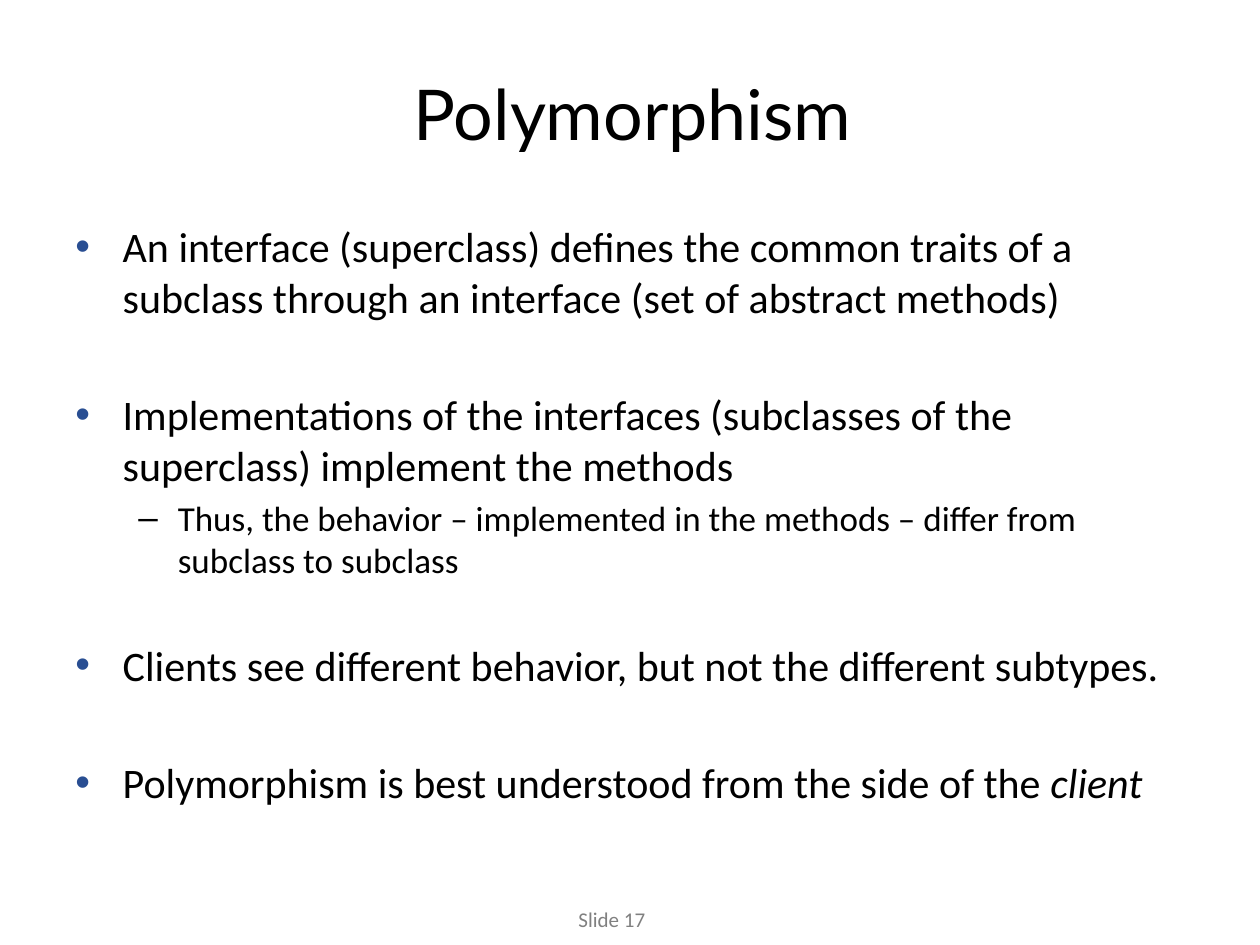
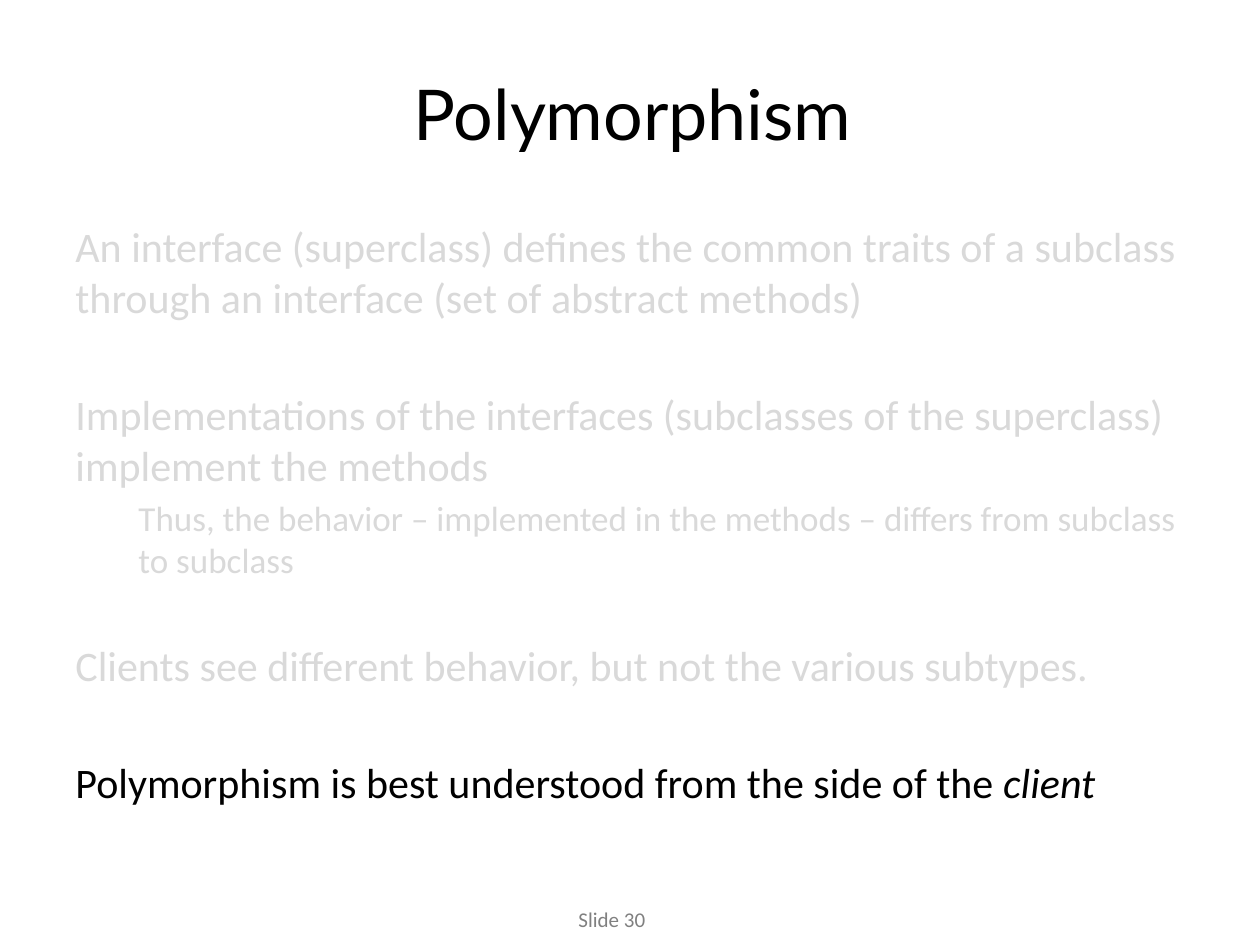
Before and after one commit to codesmurf/st3its3_teaching, a slide deck: slide 30 of 01 Intro + Opsamling + Interfaces/OO recap.pptx (slide 17 before the commit). Drawn at 1260x945 pixels with LibreOffice and Linux fonts; fonts in the diff are those of the drawing; background and template pictures are left out. Boxes give left, top, right and bottom in pixels: in the first picture for what was removed or moved away, otherwise in the second. Text is boxed around its words. In the diff, an @@ line names an element or a change of style, - is before the commit and + after.

```diff
--- a/01 Intro + Opsamling + Interfaces/OO recap.pptx
+++ b/01 Intro + Opsamling + Interfaces/OO recap.pptx
@@ text at <box>75,223,1176,805</box>: text colour #000000 to #D9D9D9 in "An interface (superclass) defines the common traits ...", "Implementations of the interfaces (subclasses of the ..."; bullet • to none @@
@@ text at <box>75,498,1176,692</box>: text changed; text colour #000000 to #D9D9D9 @@
-  – Thus, the behavior – implemented in the methods – differ from subclass to subclass
-• Clients see different behavior, but not the different subtypes.
+  Thus, the behavior – implemented in the methods – differs from subclass to subclass
+Clients see different behavior, but not the various subtypes.
@@ page number at <box>578,912,645,927</box>: text changed @@
-Slide 17
+Slide 30
```
Also in this commit, not shown: 13 other slides changed, 13 slides added.
